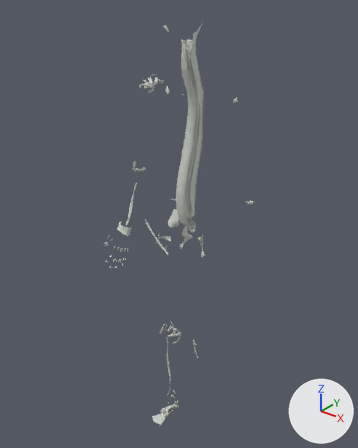
The glTF model public/models/ligaments.glb as it was, and as the next commit left it.
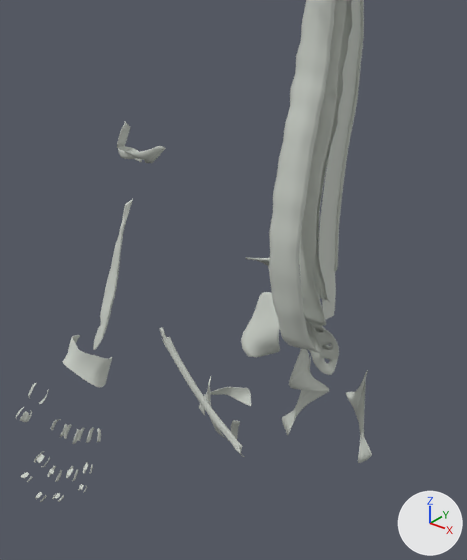
Each version appears first whole from a 50 mm lens placed at (0.942, -1.198, 1.688), pointed at (-0.057, 0.052, 0.913), and next in a close-up on the part from 28% to 65% of the width and 28% to 64% of the height. The axes (+X, +Y, +Z) are drawn at lower right. The lights are the same throughout. The last two pictures show the newer version. Where no turn or scale is listed for an object, it has been applied to the vertices.

Objects in the first close-up: 'ligament_anterior_longitudinal', 'ligament_flexor_retinaculum_wrist_r', 'ligament_inguinal_r', 'ligament_interosseous_membrane_forearm_r', 'ligament_interspinous', 'ligament_ligamenta_flava', 'ligament_posterior_longitudinal', 'ligament_sacrospinous_r', 'ligament_sacrotuberous_r', 'ligament_si_anterior_r', 'ligament_si_posterior_r', 'ligament_supraspinous' and 12 more.
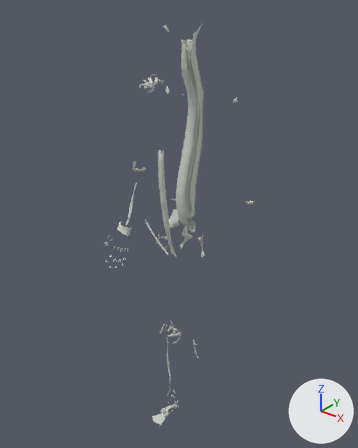
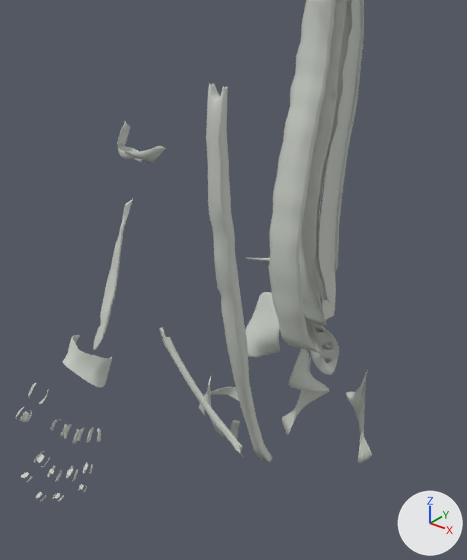
Commit message: Add linea alba from Z-Anatomy (818 structures)

Location of each change, (x1, y1, x2, y2) in pixels of the close-ups (467 x 560 px):
'ligament_linea_alba', added
    after: (206, 83, 272, 462)

The change, as a diff of the scene's bpy script:
```diff
--- a/public/models/ligaments.glb.py
+++ b/public/models/ligaments.glb.py
@@ me_ligament_linea_alba @@
+me_ligament_linea_alba.from_pydata(...)  # 171 vertices, 338 faces; spans x -0.009..0.009, y -0.038..0.038, z -0.198..0.198
+me_ligament_linea_alba.materials.append(mat_mat_ligament)  # light grey #c9cec6
@@ ob_ligament_linea_alba @@
+ob_ligament_linea_alba = bpy.data.objects.new('ligament_linea_alba', me_ligament_linea_alba)
+ob_ligament_linea_alba.location = (0.001, -0.077, 1.039)
```
